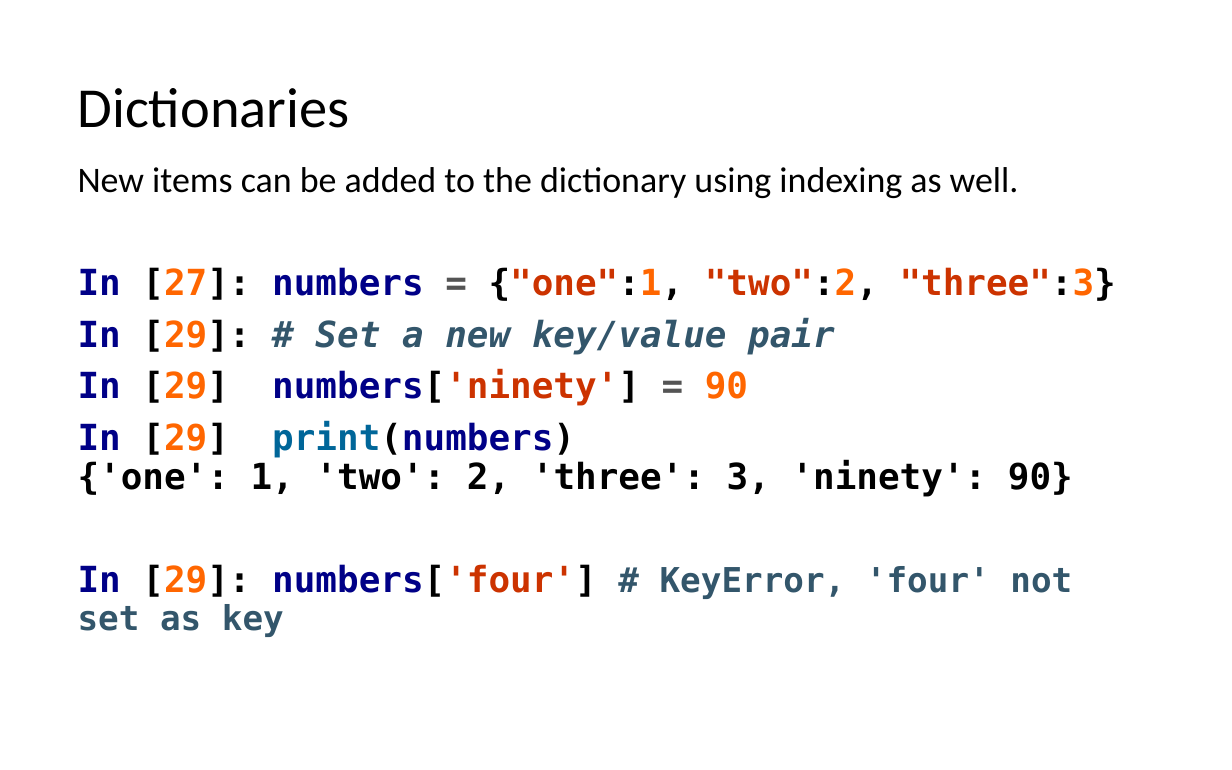
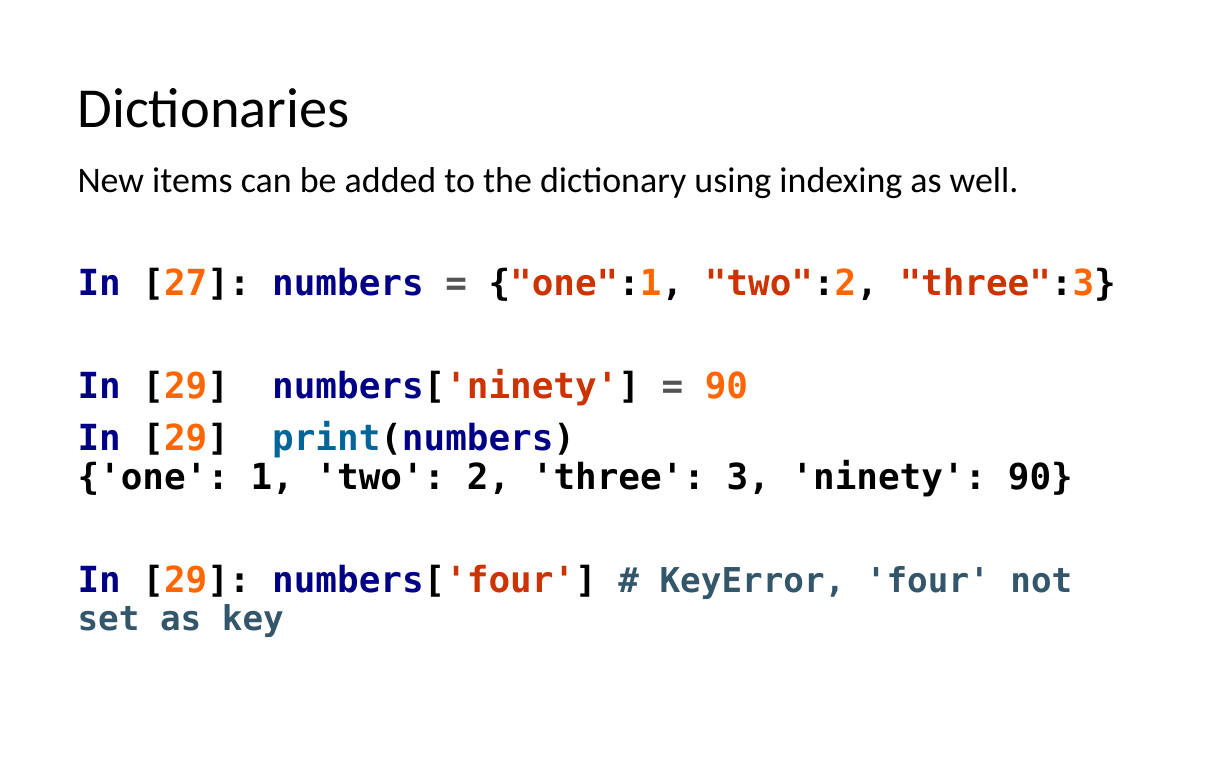
Before and after one commit to LongBaoNguyen/longbaonguyen.github.io, a slide deck: slide 18 of courses/apcsp/lect7.pptx (slide 13 before the commit). Drawn at 1232x770 pixels with LibreOffice and Linux fonts; fonts in the diff are those of the drawing. Boxes give left, top, right and bottom in pixels: in the first picture for what was removed or moved away, otherwise in the second. Text is boxed around its words. In the diff, an @@ line names an element or a change of style, - is before the commit and + after.

```diff
--- a/courses/apcsp/lect7.pptx
+++ b/courses/apcsp/lect7.pptx
@@ text at [78, 318, 835, 355]: paragraph removed @@
-In [29]: # Set a new key/value pair
```
Also in this commit, not shown: 8 other slides changed, 7 slides added, 2 other files.
